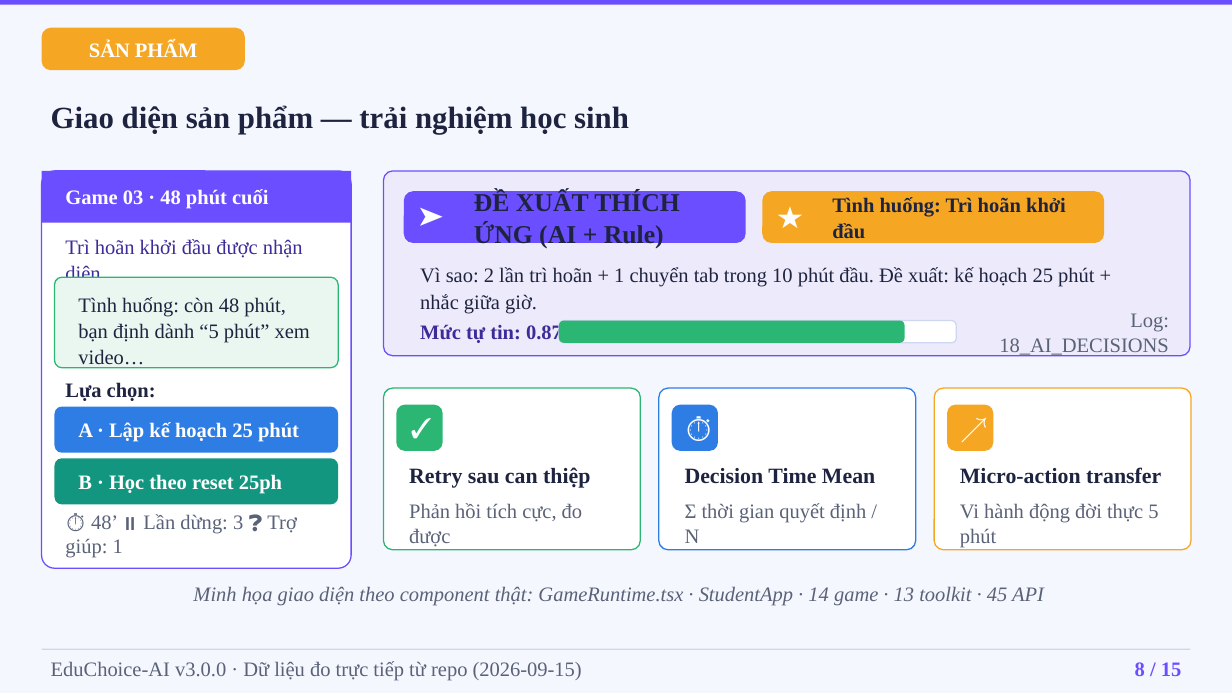
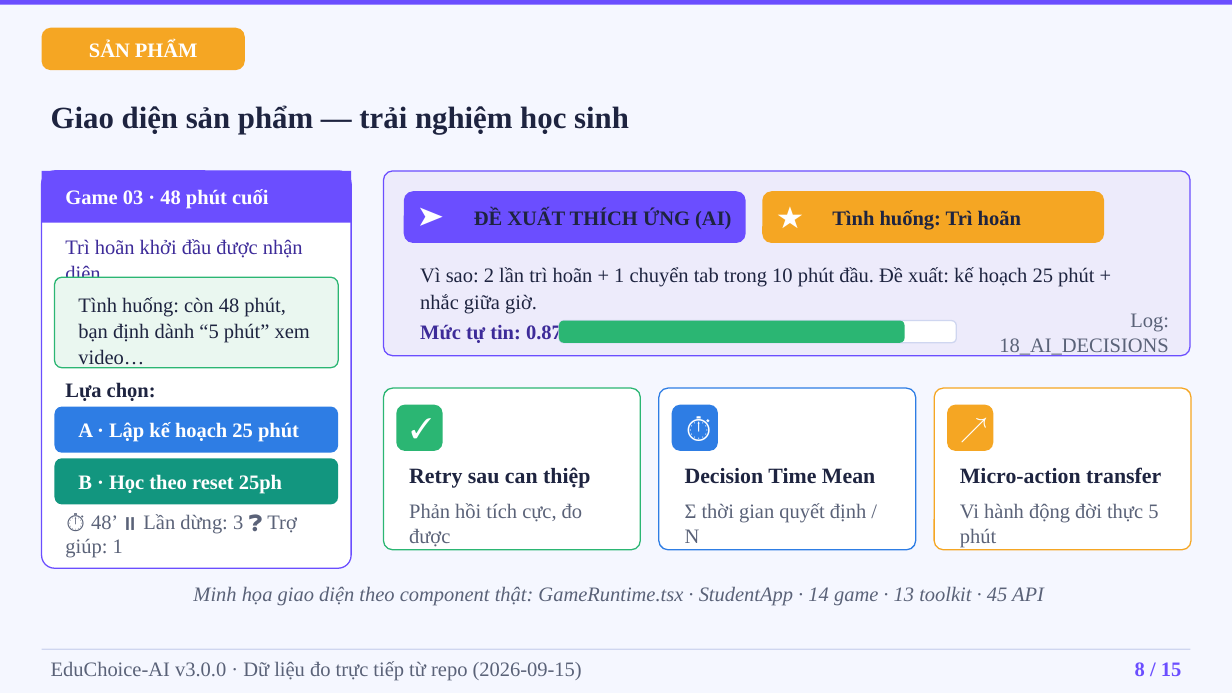
Before and after one commit to ltliem89/EduChoice, a slide deck: slide 8 of dist/presentation/01_EduChoice-AI_Presentation.pptx. Drawn at 1232x693 pixels with LibreOffice and Linux fonts; fonts in the diff are those of the drawing. Boxes give left, top, right and bottom in pixels: in the first picture for what was removed or moved away, otherwise in the second. Text is boxed around its words. In the diff, an @@ line names an element or a change of style, - is before the commit and + after.

```diff
--- a/dist/presentation/01_EduChoice-AI_Presentation.pptx
+++ b/dist/presentation/01_EduChoice-AI_Presentation.pptx
@@ text at [474,209,731,229]: text changed; size 20 to 16 pt @@
-ĐỀ XUẤT THÍCH ỨNG (AI + Rule)
+ĐỀ XUẤT THÍCH ỨNG (AI)
@@ text at [832,210,1021,230]: text changed @@
-Tình huống: Trì hoãn khởi đầu
+Tình huống: Trì hoãn
```
Also in this commit, not shown: 3 other slides changed, 13 other files.
